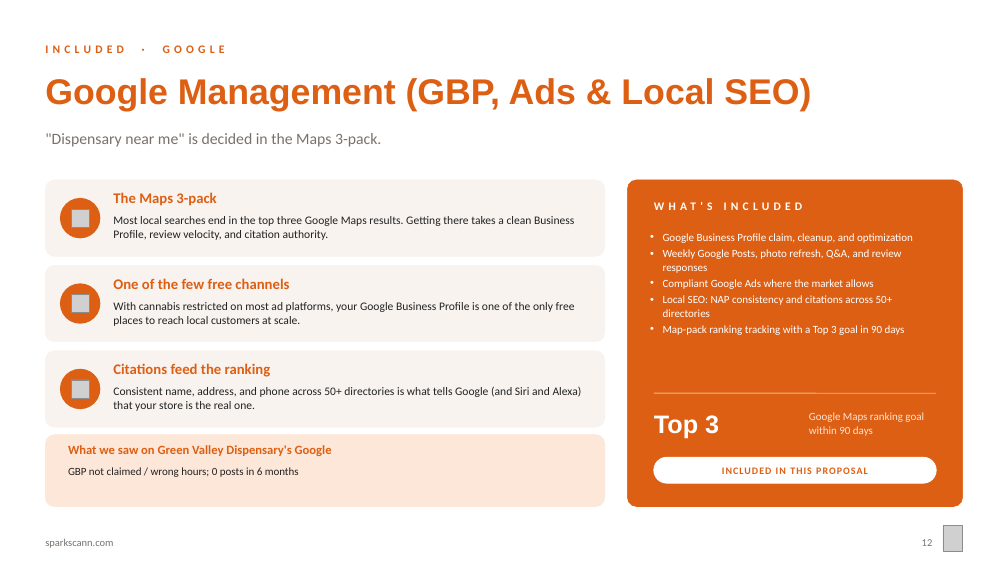
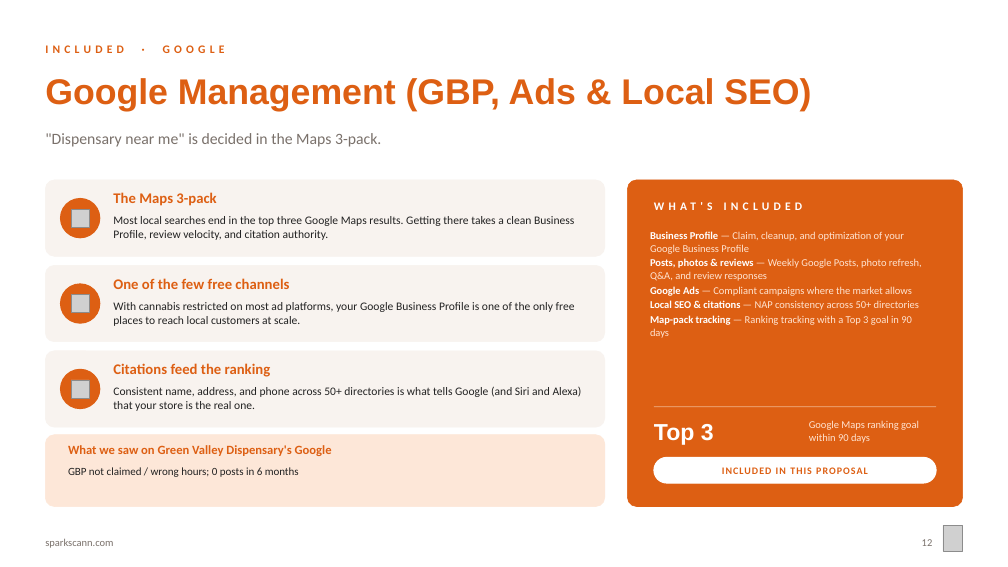
Before and after one commit to sparksmanagement/pitchdeckspecialist, a slide deck: slide 12 of decks/Sparks-x-example-green-valley.pptx. Drawn at 1008x567 pixels with LibreOffice and Linux fonts; fonts in the diff are those of the drawing; grey boxes stand for pictures. Boxes give left, top, right and bottom in pixels: in the first picture for what was removed or moved away, otherwise in the second. Text is boxed around its words. In the diff, an @@ line names an element or a change of style, - is before the commit and + after.

```diff
--- a/decks/Sparks-x-example-green-valley.pptx
+++ b/decks/Sparks-x-example-green-valley.pptx
@@ text at [650, 231, 922, 338]: text changed; size 10.5 to 10 pt; text colour #FFFFFF to #FFE3D0 @@
-• Google Business Profile claim, cleanup, and optimization
-• Weekly Google Posts, photo refresh, Q&A, and review responses
-• Compliant Google Ads where the market allows
-• Local SEO: NAP consistency and citations across 50+ directories
-• Map-pack ranking tracking with a Top 3 goal in 90 days
+• Business Profile — Claim, cleanup, and optimization of your Google Business Profile
+• Posts, photos & reviews — Weekly Google Posts, photo refresh, Q&A, and review responses
+• Google Ads — Compliant campaigns where the market allows
+• Local SEO & citations — NAP consistency across 50+ directories
+• Map-pack tracking — Ranking tracking with a Top 3 goal in 90 days
@@ text "Top 3": place and size @@
-text "Top 3" at [654, 415, 719, 438]
+text "Top 3" at [654, 424, 714, 445]
@@ text "Top 3" at [654, 424, 714, 445]: size 24 to 22 pt @@
@@ line moved from (654, 393) - (936, 393) to (654, 407) - (936, 407) @@
@@ text "Google Maps ranking goal within ...": place and size @@
-text "Google Maps ranking goal within ..." at [809, 412, 924, 436]
+text "Google Maps ranking goal within ..." at [809, 420, 919, 443]
@@ text "Google Maps ranking goal within ..." at [809, 420, 919, 443]: size 10.5 to 10 pt @@
```
Also in this commit, not shown: 3 other slides changed, 2 other files.
